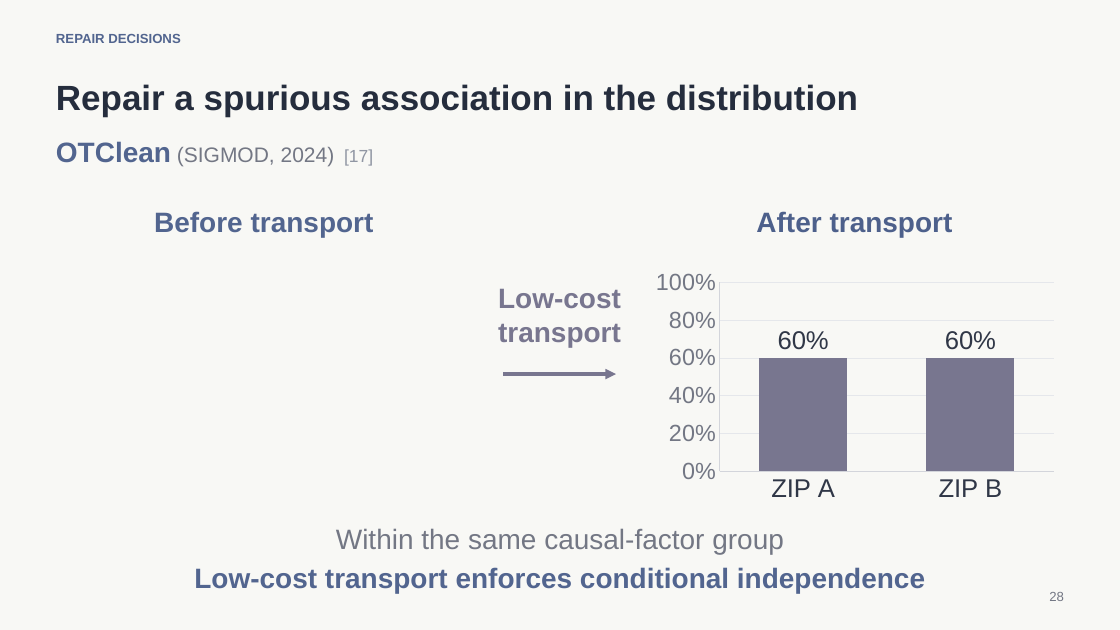
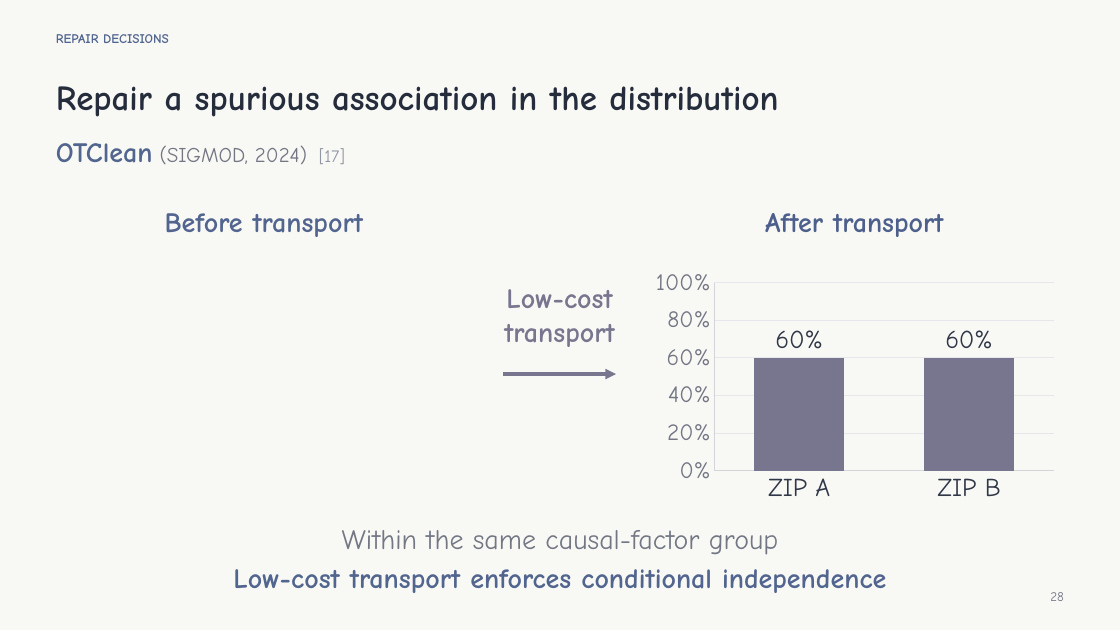
Before and after one commit to XanderZhou2022/Knowledge-Guided-Data-Cleaning, a slide deck: slide 28 of slides.pptx. Drawn at 1120x630 pixels with LibreOffice and Linux fonts; fonts in the diff are those of the drawing. Boxes give left, top, right and bottom in pixels: in the first picture for what was removed or moved away, otherwise in the second. Text is boxed around its words. In the diff, an @@ line names an element or a change of style, - is before the commit and + after.

```diff
--- a/slides.pptx
+++ b/slides.pptx
@@ column chart at (648, 265, 1063, 508) @@
@@ data labels of Series 1 changed @@
@@ category axis changed @@
@@ value axis changed @@
@@ lettering changed @@
@@ font Arial to Comic Neue in 9 elements at (56, 34, 169, 43), (56, 86, 778, 117), (56, 143, 345, 164), (165, 213, 364, 237), (765, 213, 944, 237), (504, 289, 615, 347), (342, 530, 778, 555), (233, 569, 886, 593), (1050, 592, 1064, 601) @@
```
Also in this commit, not shown: 51 other slides changed, 1 other file.
